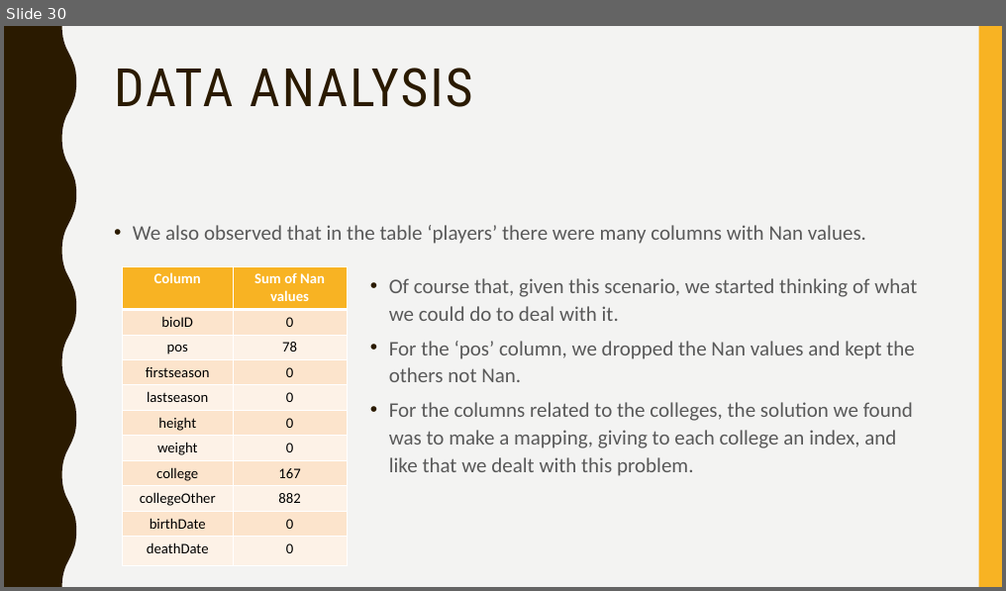
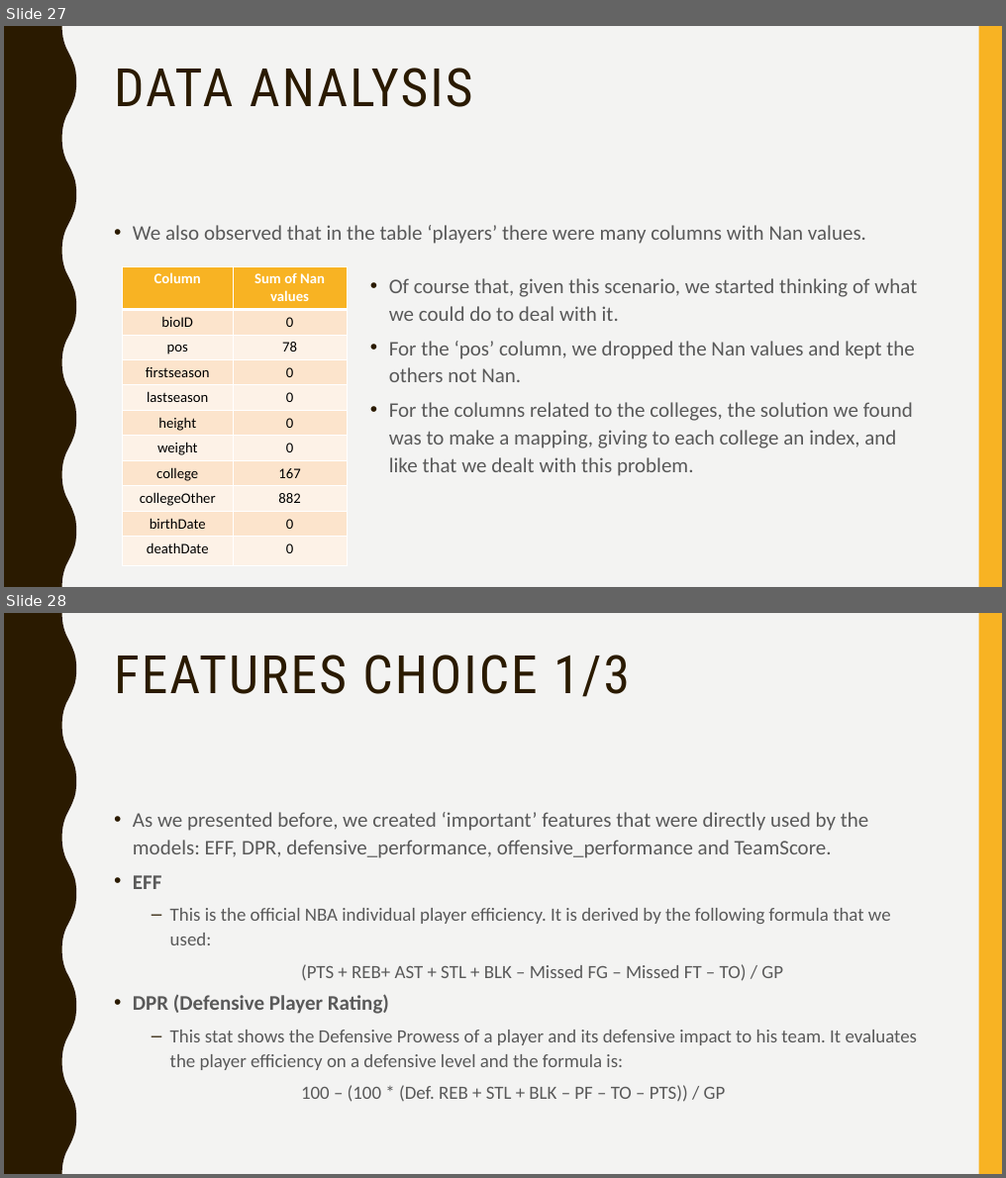
Before and after one commit to afs202005277/AC, a slide deck: ppt projeto.pptx. Shown one above the other, each under a label of ours: slide 30 before the commit, slides 27 and 28 after it. The pictures are 1006x591 and 1006x1178 pixels, drawn with LibreOffice and Linux fonts; fonts in the diff are those of the drawing. Boxes give left, top, right and bottom in pixels: in the first picture for what was removed or moved away, otherwise in the second. Text is boxed around its words. In the diff, an @@ line names an element or a change of style, - is before the commit and + after.

```diff
--- a/ppt projeto.pptx
+++ b/ppt projeto.pptx
@@ slide 28 added at [4,613,1002,1174], background #F3F3F2; not listed: 2 template elements that a slide beside it also shows @@
@@ title added at [114,655,630,697], 51 pt, text #2A1A00 @@
+FEATURES CHOICE 1/3
@@ text added at [133,812,891,981], 20 pt, text #595959 @@
+• As we presented before, we created ‘important’ features that were directly used by the models: EFF, DPR, defensive_performance, offensive_performance and TeamScore.
+• EFF
+  – This is the official NBA individual player efficiency. It is derived by the following formula that we used:
+  (PTS + REB+ AST + STL + BLK – Missed FG – Missed FT – TO) / GP
@@ text added at [133,994,918,1102], 18 pt, text #595959 @@
+• DPR (Defensive Player Rating)
+  – This stat shows the Defensive Prowess of a player and its defensive impact to his team. It evaluates the player efficiency on a defensive level and the formula is:
+  100 – (100 * (Def. REB + STL + BLK – PF – TO – PTS)) / GP
@@ what was slide 30 is now slide 27 @@
```
Also in this commit, not shown: 3 slides changed, 5 other slides added, 13 slides removed.
